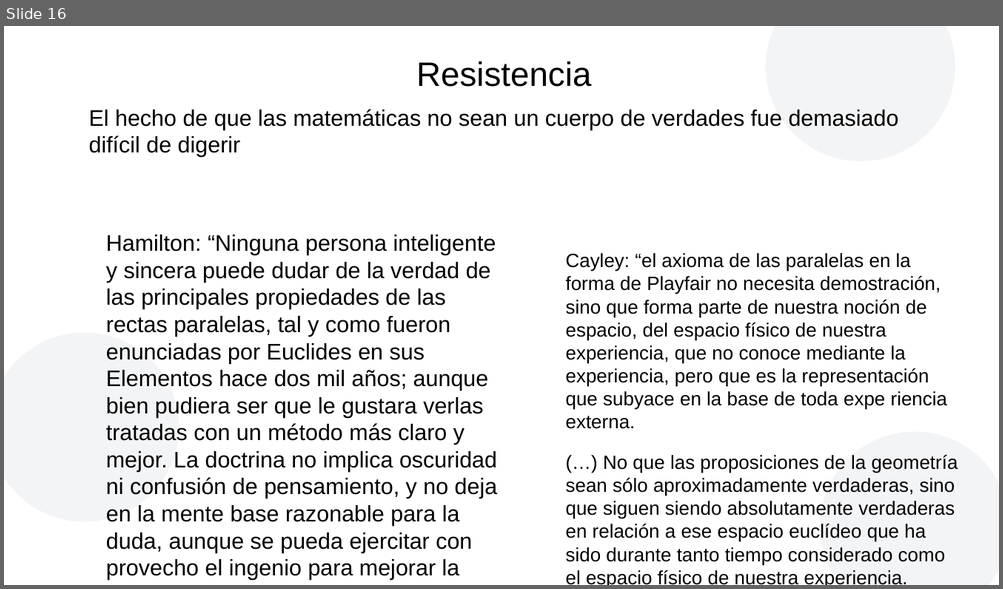
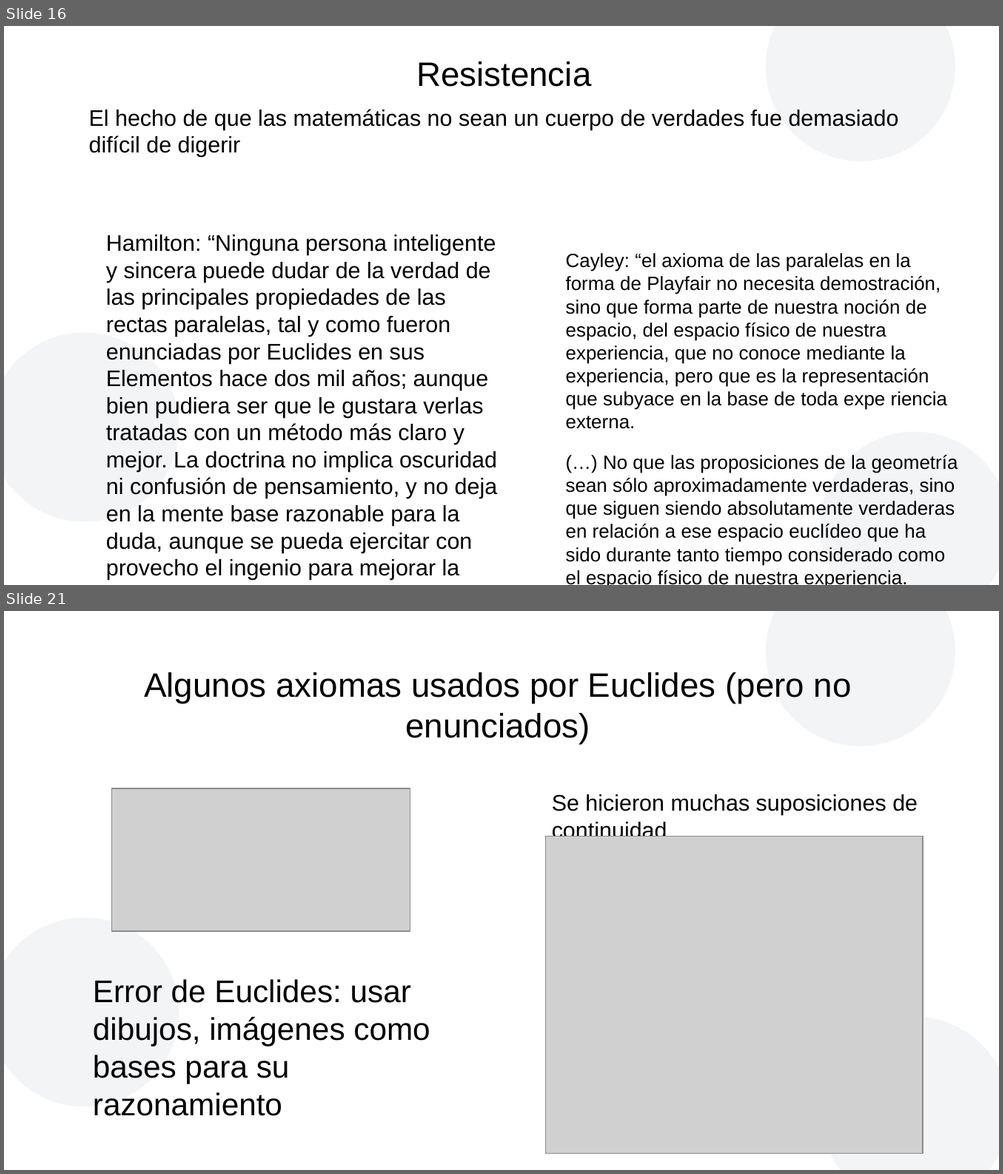
Before and after one commit to AmelieBernes/MonteCarlo_Casella, a slide deck: presentacionKlein.odp. Shown one above the other, each under a label of ours: slide 16 before the commit, slides 16 and 21 after it; the slides between them are not shown. The pictures are 1003x589 and 1003x1174 pixels, drawn with LibreOffice and Linux fonts; fonts in the diff are those of the drawing; grey boxes stand for pictures; background and template pictures are left out. Boxes give left, top, right and bottom in pixels: in the first picture for what was removed or moved away, otherwise in the second. Text is boxed around its words. In the diff, an @@ line names an element or a change of style, - is before the commit and + after.

```diff
--- a/presentacionKlein.odp
+++ b/presentacionKlein.odp
@@ slide 21 added at (x1=4, y1=611, x2=999, y2=1170), background #FFFFFF; not listed: 3 template elements that a slide beside it also shows @@
@@ title added at (x1=144, y1=672, x2=851, y2=744), 27 pt, text #000000 @@
+Algunos axiomas usados por Euclides (pero no enunciados)
@@ picture added at (x1=112, y1=789, x2=410, y2=931) @@
@@ text added at (x1=552, y1=795, x2=917, y2=837), 18 pt, text #000000 @@
+Se hicieron muchas suposiciones de continuidad
@@ picture added at (x1=546, y1=837, x2=923, y2=1154) @@
@@ text added at (x1=93, y1=980, x2=430, y2=1116), 25 pt, text #000000 @@
+Error de Euclides: usar dibujos, imágenes como bases para su razonamiento
```
Also in this commit, not shown: 25 other slides added, 2 other files.
